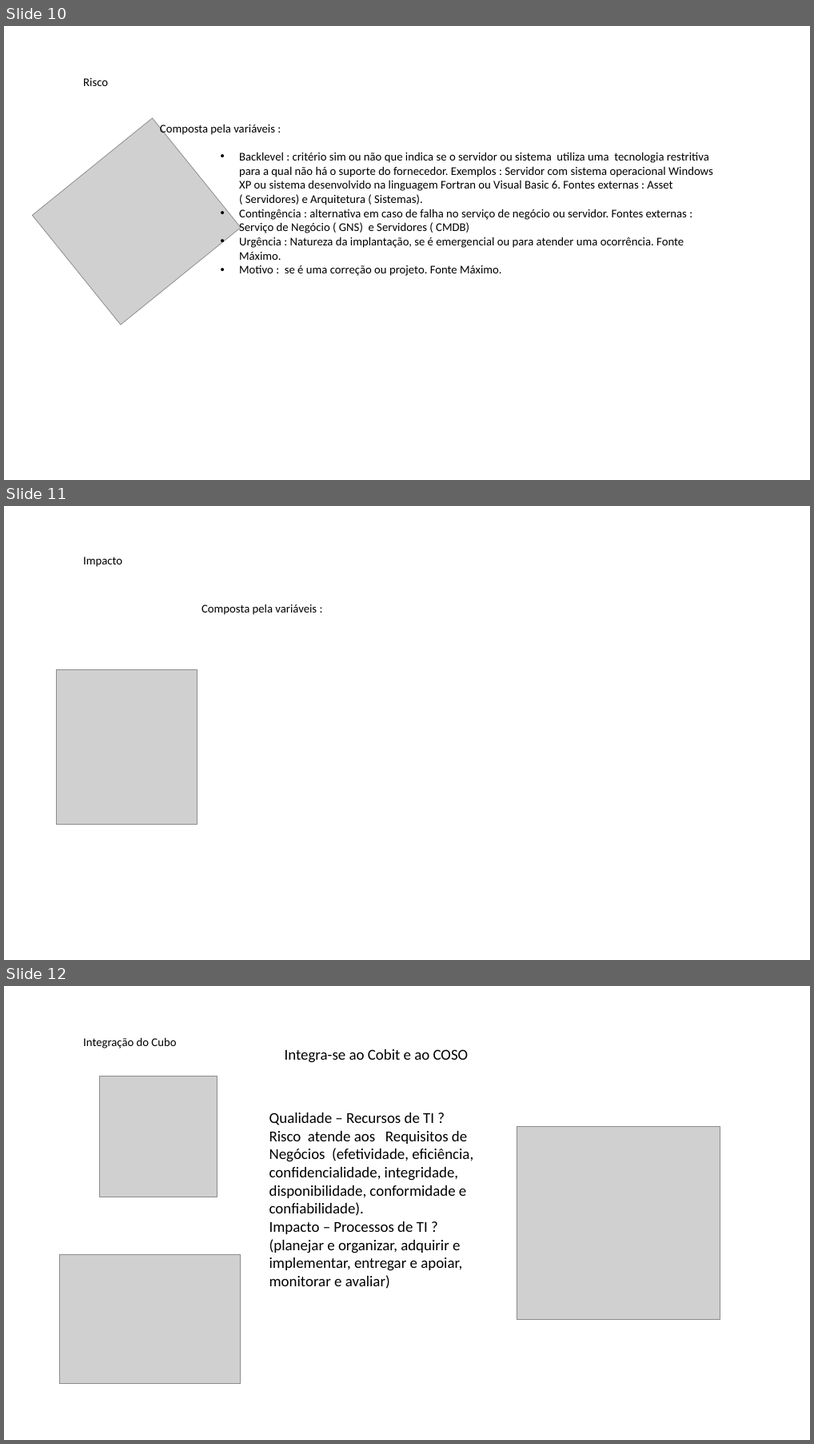
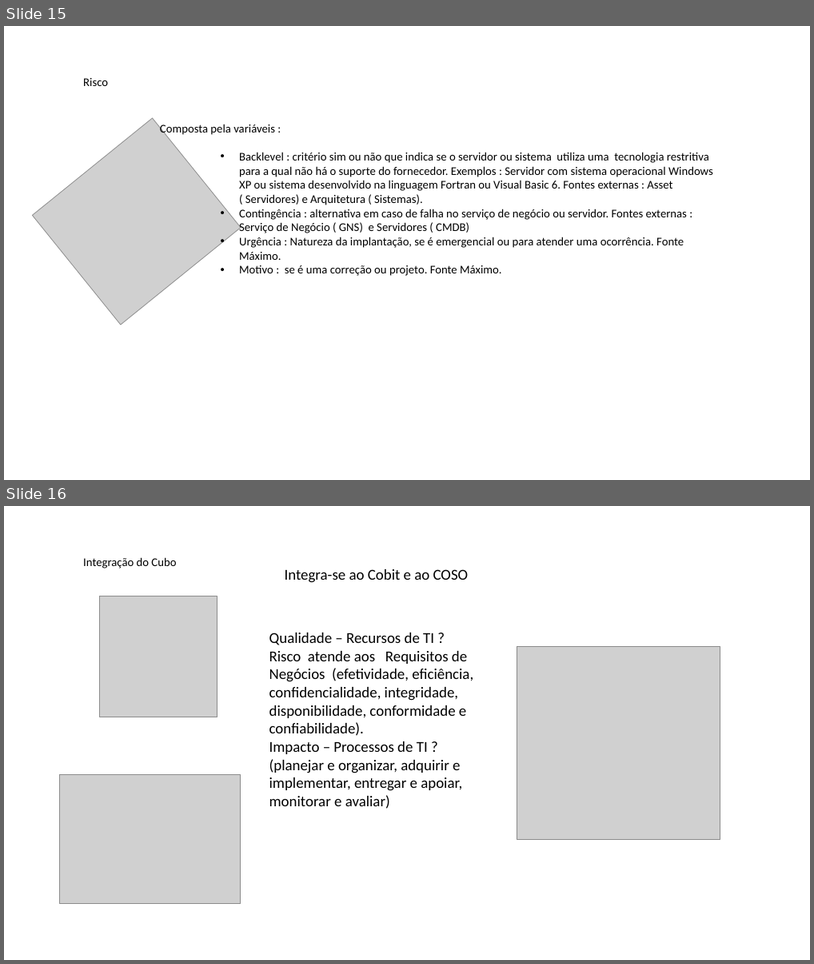
Before and after one commit to maralucca/Exemplo, a slide deck: AHP.pptx. Shown one above the other, each under a label of ours: slides 10, 11 and 12 before the commit, slides 15 and 16 after it. The pictures are 814x1444 and 814x964 pixels, drawn with LibreOffice and Linux fonts; fonts in the diff are those of the drawing; grey boxes stand for pictures. Boxes give left, top, right and bottom in pixels: in the first picture for what was removed or moved away, otherwise in the second. Text is boxed around its words. In the diff, an @@ line names an element or a change of style, - is before the commit and + after.

```diff
--- a/AHP.pptx
+++ b/AHP.pptx
@@ slide 11 removed at <box>4,506,810,960</box>, background #FFFFFF @@
@@ text removed at <box>83,556,122,567</box> @@
-Impacto
@@ text removed at <box>202,604,317,615</box> @@
-Composta pela variáveis :
@@ picture removed at <box>56,669,197,824</box> @@
@@ what was slide 10 is now slide 15 @@
@@ what was slide 12 is now slide 16 @@
```
Also in this commit, not shown: 6 slides added.
